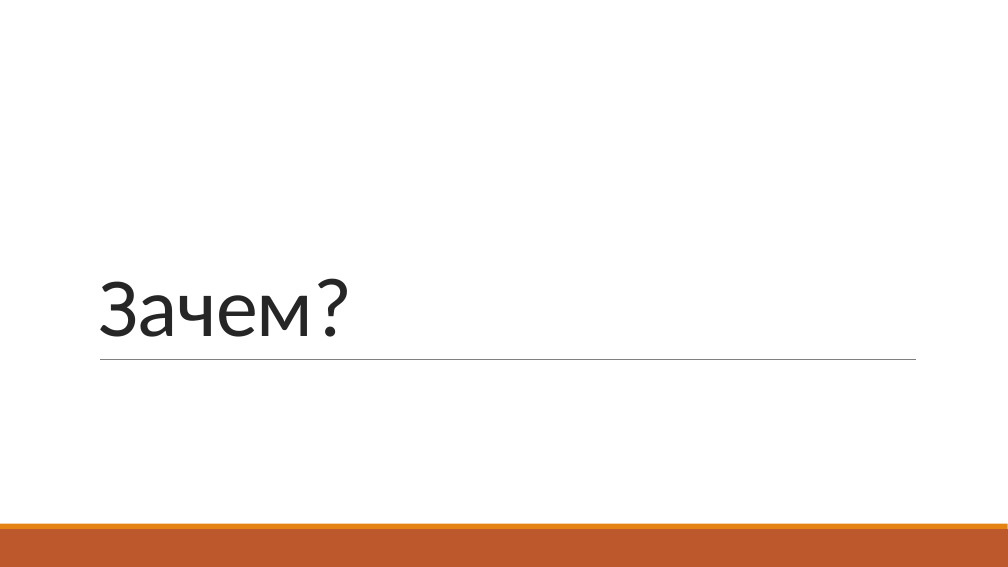
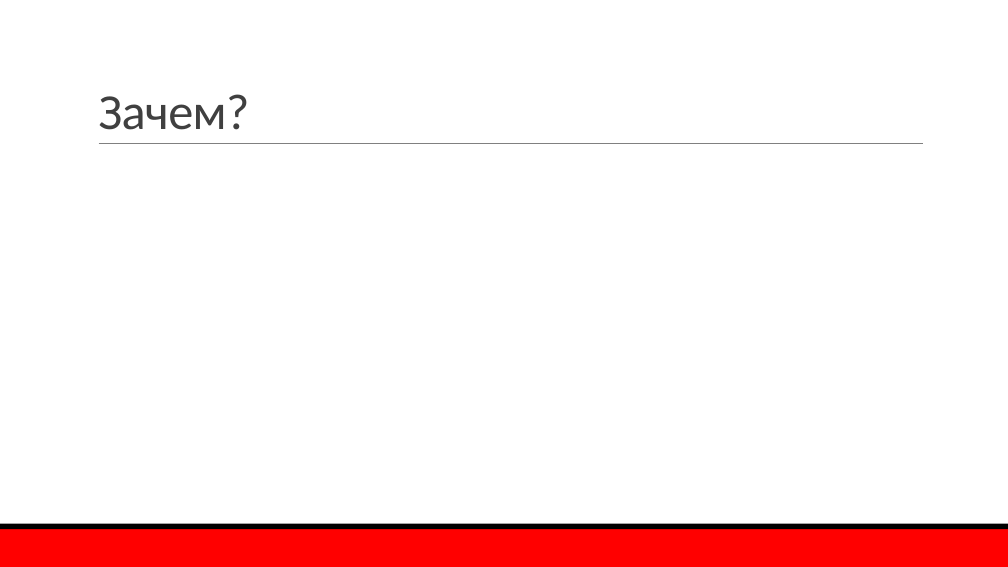
Before and after one commit to mao29/ConcurrencyCookBook, a slide deck: slide 2 of Presentation.pptx. Drawn at 1008x567 pixels with LibreOffice and Linux fonts; fonts in the diff are those of the drawing; background and template pictures are left out. Boxes give left, top, right and bottom in pixels: in the first picture for what was removed or moved away, otherwise in the second. Text is boxed around its words. In the diff, an @@ line names an element or a change of style, - is before the commit and + after.

Commit message:
DisConf style

```diff
--- a/Presentation.pptx
+++ b/Presentation.pptx
@@ title "Зачем?": place and size @@
-title "Зачем?" at bbox=[98, 278, 352, 337]
+title "Зачем?" at bbox=[98, 94, 249, 130]
@@ title "Зачем?" at bbox=[98, 94, 249, 130]: size 80 to 48 pt, text colour #262626 to #404040 @@
@@ line moved from (100, 359) - (917, 359) to (99, 144) - (923, 144) @@
@@ rectangle at bbox=[0, 529, 1008, 567]: fill #BD582C to #FF0000 @@
@@ rectangle at bbox=[0, 524, 1008, 529]: fill #E48312 to #000000 @@
```
Also in this commit, not shown: 20 other slides changed.
